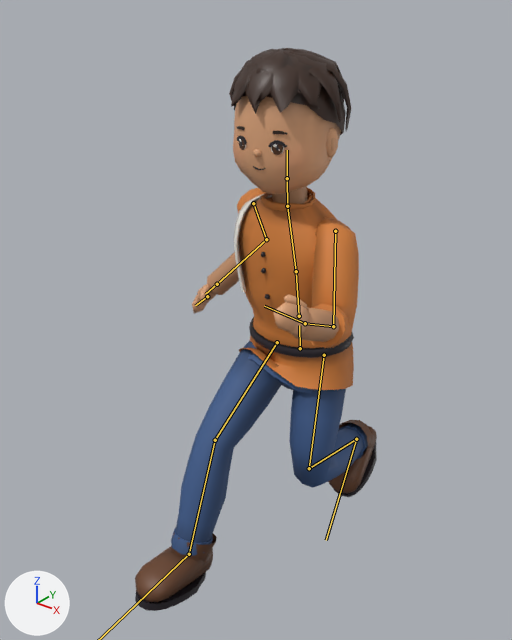
Before and after pictures for a commit that changed the glTF model public/models/villager-man.glb.
Camera for both pictures: a camera (50 mm lens) standing at (1.12, -1.617, 1.736) and looking at (-0.054, -0.149, 0.826). Every picture has the same lights, and +X, +Y and +Z are marked at lower left. The picture after the commit comes second. Both versions are drawn at frame 6 of the action 'Run'; the numbers are the values there. The bones that change, and the others that lie on the model, are drawn over the model as lines.

The first picture shows 'villager-man'.
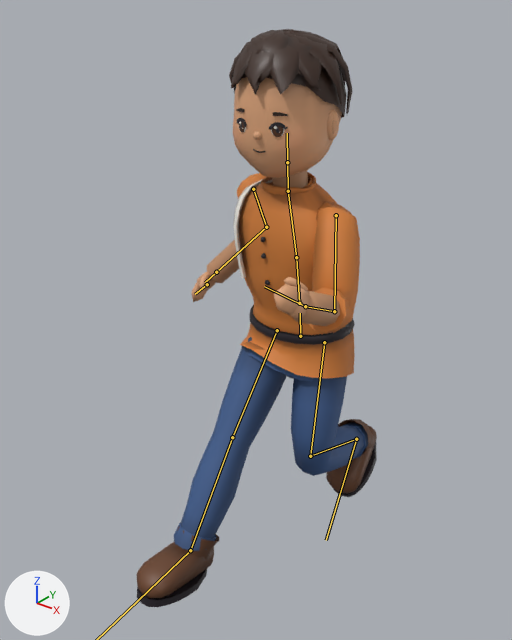
The change in detail:
Bone 'hips' (bone_hips) moves from (0.004, -0.136, 0.0) to (0.004, -0.093, 0.0).
Bone 'thigh_L' (bone_thigh_l) turns from (-22, 0, -3) to (-20, 0, -3) degrees about its own x, y and z.
Bone 'shin_L' (bone_shin_l) turns from (86, 0, 0) to (77, 0, 0) degrees about its own x, y and z.
Bone 'foot_L' (bone_foot_l) turns from (-32, 3, -5) to (-26, 4, -3) degrees about its own x, y and z.
Bone 'thigh_R' (bone_thigh_r) turns from (-56, 14, -4) to (-40, 14, -4) degrees about its own x, y and z.
Bone 'shin_R' (bone_shin_r) turns from (22, 0, 0) to (-4, 0, 0) degrees about its own x, y and z.
Bone 'foot_R' (bone_foot_r) turns from (17, -4, -13) to (27, -1, -16) degrees about its own x, y and z.

What differs and where, as boxes (x1, y1, x2, y2) in the pictures (512 x 640 px):
'villager-man', posed
    before: (135, 48, 377, 611)
    after: (136, 29, 377, 607)
bone 'hips', root to tip
    before: (300, 348) to (299, 325)
    after: (300, 336) to (300, 313)
bone 'thigh_L', root to tip
    before: (324, 355) to (309, 468)
    after: (324, 342) to (310, 456)
bone 'shin_L', root to tip
    before: (309, 468) to (356, 439)
    after: (310, 456) to (356, 439)
bone 'thigh_R', root to tip
    before: (277, 342) to (215, 440)
    after: (277, 330) to (232, 437)
bone 'shin_R', root to tip
    before: (215, 440) to (189, 554)
    after: (232, 437) to (190, 550)
